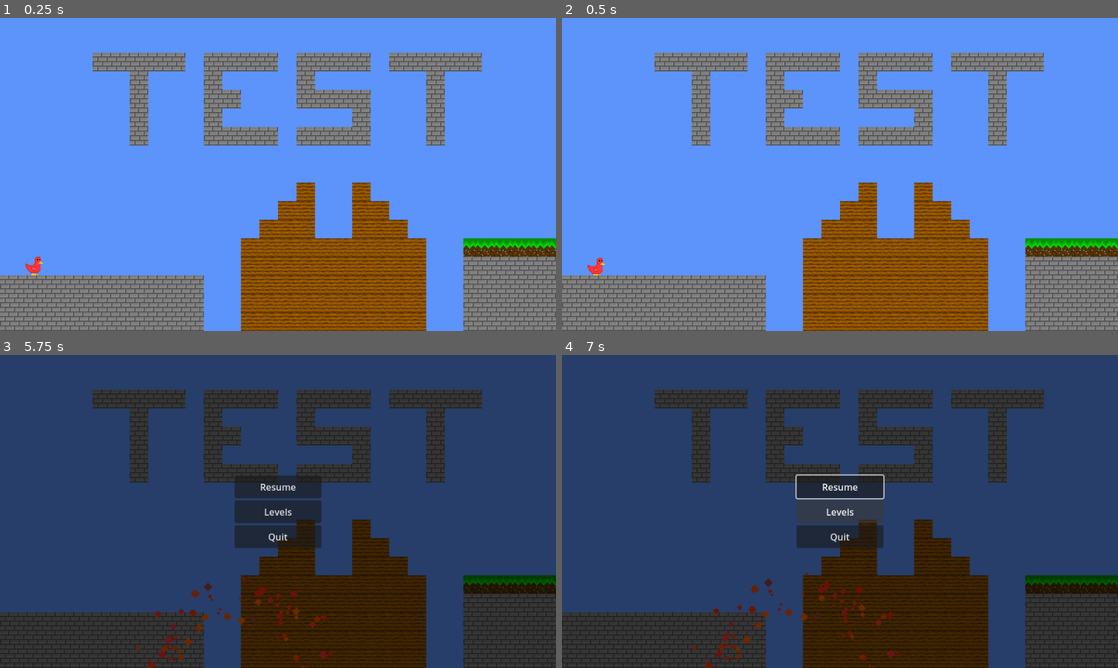
Above: before the commit, frames 1-4 (two rows, left to right).
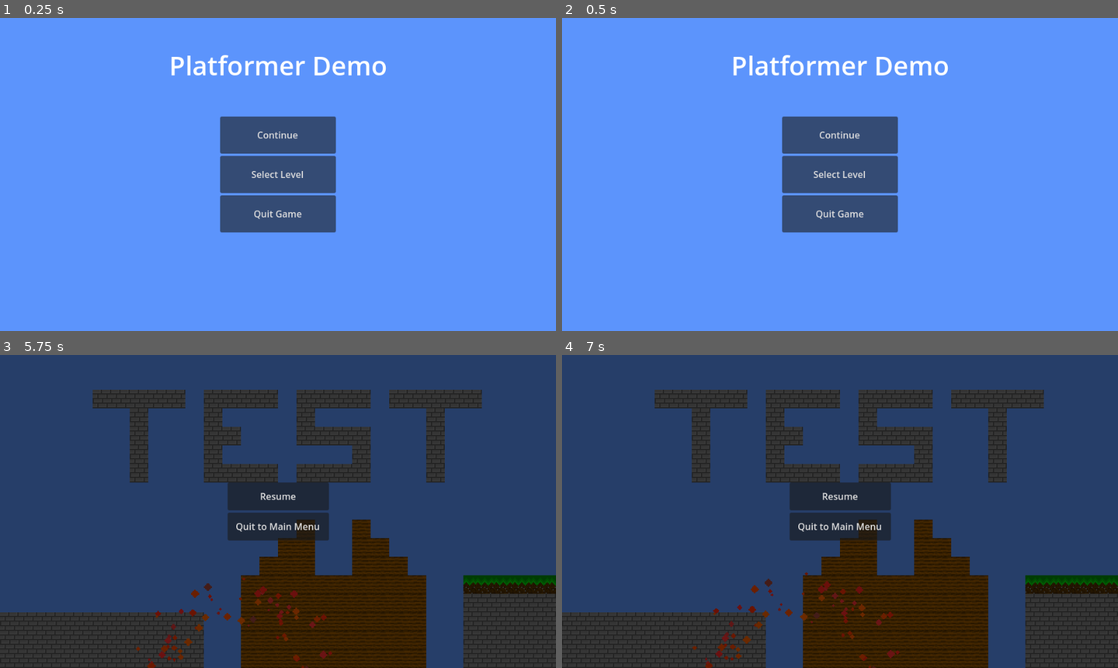
Above: after the commit, the same moments.

Repository: Birb-Games/birb-run
Game: Godot game, scene res://scenes/Root.tscn
The game is run twice, just before and just after one commit, with the same random seed, the same clock (stepped at 60 frames per second) and the same inputs.
Inputs (mouse positions are in pixels of both pictures, inside the frame that each line leads up to):
- Up to frame 1 (0.25 s): no input
- Up to frame 2 (0.5 s): no input
- Up to frame 3 (5.75 s): click (278, 511) at 0.5 s, where only the run after the commit has a clickable "Select Level"; click (278, 470) at 1.25 s, where only the run after the commit has a clickable "Continue"; tap Enter at 2 s; hold Right (move_right) 2.03-3.53 s; tap Up (jump) at 2.27, 3.02, 4.52, 5.27 s; hold Left (move_left) 3.53-4.28 s; hold Right (move_right) from 4.28 s (still down); tap Escape (ui_cancel) at 5.65 s
- Up to frame 4 (7 s): release Right (move_right) at 5.75 s; click (840, 511) at 5.75 s, where only the run before the commit has a clickable "Levels"; hold Left (move_left) from 6.53 s (still down); tap Up (jump) at 6.77 s

The runs differ from the first frame. In frame 1, 39% of the frame differs, in the area x 0-100%, y 11-100%; in frame 2, 39%; in frame 3, 1.4%; in frame 4, 1.6%.

Commit message:
Added main menu

Diff:
--- a/project.godot
+++ b/project.godot
@@ -20,6 +20,10 @@
 window/size/viewport_width=960
 window/size/viewport_height=540
 window/stretch/mode="viewport"
+
+[editor]
+
+naming/scene_name_casing=1
 
 [filesystem]
 
--- /dev/null
+++ b/scenes/MainMenu.tscn
@@ -0,0 +1,64 @@
+[gd_scene load_steps=2 format=3 uid="uid://b360vkyso2uy"]
+
+[ext_resource type="Script" path="res://scripts/MainMenu.gd" id="1_t7lnq"]
+
+[node name="MainMenu" type="CanvasLayer"]
+process_mode = 3
+script = ExtResource("1_t7lnq")
+
+[node name="Control" type="Control" parent="."]
+layout_mode = 3
+anchors_preset = 15
+anchor_right = 1.0
+anchor_bottom = 1.0
+grow_horizontal = 2
+grow_vertical = 2
+
+[node name="Title" type="RichTextLabel" parent="Control"]
+layout_mode = 1
+anchors_preset = 5
+anchor_left = 0.5
+anchor_right = 0.5
+offset_left = -188.0
+offset_top = 50.0
+offset_right = 188.0
+offset_bottom = 113.0
+grow_horizontal = 2
+theme_override_font_sizes/normal_font_size = 45
+text = "Platformer Demo"
+fit_content = true
+autowrap_mode = 0
+
+[node name="VBoxContainer" type="VBoxContainer" parent="Control"]
+custom_minimum_size = Vector2(200, 200)
+layout_mode = 1
+anchors_preset = 8
+anchor_left = 0.5
+anchor_top = 0.5
+anchor_right = 0.5
+anchor_bottom = 0.5
+offset_left = -49.5
+offset_top = -50.5
+offset_right = 49.5
+offset_bottom = 50.5
+grow_horizontal = 2
+grow_vertical = 2
+
+[node name="Continue" type="Button" parent="Control/VBoxContainer"]
+layout_mode = 2
+size_flags_vertical = 3
+text = "Continue"
+
+[node name="SelectLevel" type="Button" parent="Control/VBoxContainer"]
+layout_mode = 2
+size_flags_vertical = 3
+text = "Select Level"
+
+[node name="Quit" type="Button" parent="Control/VBoxContainer"]
+layout_mode = 2
+size_flags_vertical = 3
+text = "Quit Game"
+
+[connection signal="pressed" from="Control/VBoxContainer/Continue" to="." method="_on_continue_pressed"]
+[connection signal="pressed" from="Control/VBoxContainer/SelectLevel" to="." method="_on_select_level_pressed"]
+[connection signal="pressed" from="Control/VBoxContainer/Quit" to="." method="_on_quit_pressed"]
--- a/scenes/PauseMenu.tscn
+++ b/scenes/PauseMenu.tscn
@@ -6,8 +6,7 @@
 blend_mode = 3
 
 [node name="PauseMenuCanvas" type="CanvasLayer"]
-process_mode = 3
-visible = false
+process_mode = 4
 script = ExtResource("1_uhirf")
 
 [node name="PauseMenu" type="Control" parent="."]
@@ -31,7 +30,7 @@
 color = Color(0.41598, 0.41598, 0.41598, 1)
 
 [node name="VBoxContainer" type="VBoxContainer" parent="PauseMenu"]
-custom_minimum_size = Vector2(150, 125)
+custom_minimum_size = Vector2(175, 100)
 layout_mode = 1
 anchors_preset = 8
 anchor_left = 0.5
@@ -50,17 +49,11 @@
 size_flags_vertical = 3
 text = "Resume"
 
-[node name="LevelSelect" type="Button" parent="PauseMenu/VBoxContainer"]
-layout_mode = 2
-size_flags_vertical = 3
-text = "Levels"
-
 [node name="Quit" type="Button" parent="PauseMenu/VBoxContainer"]
 layout_mode = 2
 size_flags_vertical = 3
-text = "Quit
+text = "Quit to Main Menu
 "
 
 [connection signal="pressed" from="PauseMenu/VBoxContainer/Resume" to="." method="_on_resume_pressed"]
-[connection signal="pressed" from="PauseMenu/VBoxContainer/LevelSelect" to="." method="_on_level_select_pressed"]
 [connection signal="pressed" from="PauseMenu/VBoxContainer/Quit" to="." method="_on_quit_pressed"]
--- a/scenes/Root.tscn
+++ b/scenes/Root.tscn
@@ -1,7 +1,8 @@
-[gd_scene load_steps=8 format=3 uid="uid://ct2d8b0xfiepn"]
+[gd_scene load_steps=9 format=3 uid="uid://ct2d8b0xfiepn"]
 
 [ext_resource type="Script" path="res://scripts/Main.gd" id="1_77vjf"]
 [ext_resource type="PackedScene" uid="uid://cclinrvnuno6c" path="res://scenes/Character.tscn" id="1_kneti"]
+[ext_resource type="PackedScene" uid="uid://b360vkyso2uy" path="res://scenes/MainMenu.tscn" id="2_bagh4"]
 [ext_resource type="Script" path="res://scripts/CameraController.gd" id="3_nejv0"]
 [ext_resource type="PackedScene" uid="uid://dc8es0k4ttlx5" path="res://scenes/DeathBoundary.tscn" id="5_w5tu4"]
 [ext_resource type="AudioStream" uid="uid://dvtlawwq8ncqh" path="res://assets/sfx/teleport.wav" id="6_bx7vf"]
@@ -12,9 +13,13 @@
 top_level = true
 script = ExtResource("1_77vjf")
 
+[node name="MainMenu" parent="." instance=ExtResource("2_bagh4")]
+
 [node name="PauseMenu" parent="." instance=ExtResource("7_n3j20")]
+visible = false
 
 [node name="Player" parent="." instance=ExtResource("1_kneti")]
+visible = false
 
 [node name="Camera2D" type="Camera2D" parent="."]
 zoom = Vector2(2, 2)
--- a/scripts/CharacterBody2D.gd
+++ b/scripts/CharacterBody2D.gd
@@ -53,6 +53,7 @@
 	move_and_slide()
 
 func _on_load_level():
+	visible = true
 	home = $"../Level/Home"
 	position = home.position
 
--- a/scripts/Main.gd
+++ b/scripts/Main.gd
@@ -7,7 +7,7 @@
 signal load_level
 
 func _ready():
-	_load_level()
+	pass
 
 # Update the camera
 func update_camera():
--- /dev/null
+++ b/scripts/MainMenu.gd
@@ -0,0 +1,14 @@
+extends CanvasLayer
+
+func _on_continue_pressed():
+	$/root/Root._load_level()
+	$/root/Root/PauseMenu.process_mode = Node.PROCESS_MODE_ALWAYS
+	visible = false
+	get_tree().paused = false
+	process_mode = Node.PROCESS_MODE_DISABLED
+
+func _on_select_level_pressed():
+	print("Go to select level screen")
+
+func _on_quit_pressed():
+	get_tree().quit()
--- a/scripts/PauseMenu.gd
+++ b/scripts/PauseMenu.gd
@@ -9,8 +9,23 @@
 	get_tree().paused = false
 	visible = false
 
-func _on_level_select_pressed():
-	print("Go to level select screen")
+func _on_quit_pressed():
+	# Unload the current level
+	var level = $/root/Root/Level
+	$/root/Root.remove_child(level)
+	level.queue_free()
 
-func _on_quit_pressed():
-	get_tree().quit()
+	# Enable the main menu
+	var main_menu = $/root/Root/MainMenu
+	main_menu.process_mode = Node.PROCESS_MODE_ALWAYS
+	main_menu.visible = true
+
+	# Hide Character
+	$/root/Root/Player.visible = false
+
+	# Pause physics
+	get_tree().paused = true
+
+	# Disable pause menu
+	visible = false
+	process_mode = Node.PROCESS_MODE_DISABLED
